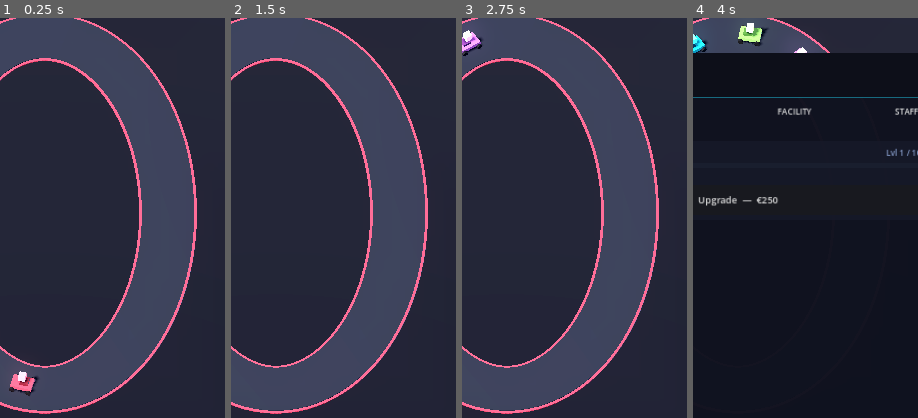
Above: before the commit, frames 1-4 (left to right).
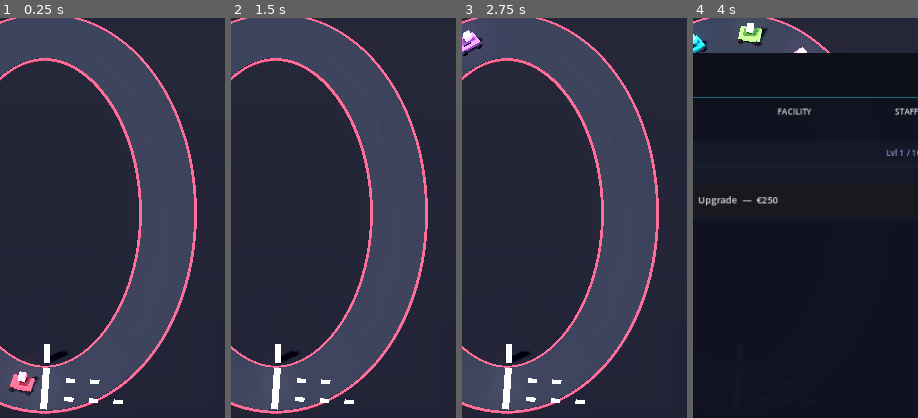
Above: after the commit, the same moments.

Repository: huubvreeker-create/Tycoon
Game: Godot game, scene res://scenes/main.tscn
The game is run twice, just before and just after one commit, with the same random seed, the same clock (stepped at 60 frames per second) and the same inputs.
Inputs:
- Up to frame 1 (0.25 s): no input
- Up to frame 2 (1.5 s): click "⚙" at 0.5 s; click "−" at 1.25 s
- Up to frame 3 (2.75 s): click "+" at 2 s
- Up to frame 4 (4 s): click "TRACK" at 2.75 s; click "KART" at 3.5 s
The pictures show only the part of the screen within x 40-90%, y 26-76%; the shares and areas given below are measured in that part.

The runs differ from the first frame. In frame 1, 0.8% of the frame differs, in the area x 17-55%, y 81-98%; in frame 2, 0.8%; in frame 3, 0.8%; in frame 4, less than 0.1%.

Commit message:
Tap facilities to upgrade + finish line + grid + pit connectors
scripts/facility_visuals.gd:

* TAPPABLE FACILITIES — every facility now adds an Area3D
  (collision_layer=1, meta kind="facility") covering the building's
  footprint. Cafeteria, pit_lane, lounge, merch_shop, lighting and
  grandstand each get one large click area; sponsor_boards gets one
  small per-board area. Player taps any facility → FACILITY tab
  opens in the upgrade sheet.
* GRANDSTAND ROWS FLIPPED — the lowest seating row was sitting at
  the BACK of the stand; now it's at the FRONT closest to the
  track and rows step UP and BACK. Roof + accent stripe likewise
  moved to the back / front respectively.
* PIT LANE CONNECTORS REBUILT — the old connector slips sat at
  z = pit_lane_z * 0.55, well inside the track, so they didn't
  visually bridge anything. New connectors are positioned at the
  midpoint of the gap (z = (track_edge + pit_lane) / 2), oriented
  along the diagonal from pit-straight end to track edge using
  atan2 of the actual delta — they now actually look like in-/out
  laps merging back to the main track.
* PIT LANE CLICK AREA — a single big Area3D over the whole pit
  complex (straight + garages) so tapping anywhere there opens the
  Facility tab.
* SPONSOR / LIGHTING OFFSETS — were fixed +3.0 m, which clipped
  the rumble strip at higher tiers (the chicane wave amplitude
  pushes the asphalt outward by up to 3.6 m at tier 4). Now both
  use a tier-aware safe_offset = TIER_WAVE_AMP + asphalt_half_width
  + margin, so they always sit clear of the asphalt edge.

scripts/track.gd:
* NEW _build_start_finish() — renders a bright white finish-line
  slab across the asphalt at the path's first point, a glowing
  podium pillar just outside the track for visibility, and a
  staggered F1-style starting grid (one marker per kart-capacity
  slot, alternating sides). Rebuilt automatically on tier change.

scripts/main.gd:
* Tap-handler now matches "facility" kind and opens the
  facilities tab in the upgrade sheet.

https://claude.ai/code/session_01Sbv8ExRy1Fimm5caf9TfDv

Diff:
--- a/scripts/facility_visuals.gd
+++ b/scripts/facility_visuals.gd
@@ -120,6 +120,25 @@
 	parent.add_child(mi)
 
 
+func _add_facility_click_area(parent: Node3D, facility_id: String, center: Vector3, size: Vector3) -> void:
+	# Each facility gets a generous Area3D so the player can tap anywhere
+	# on or around the building to open the FACILITY tab in the panel.
+	# main.gd's tap raycast looks for the meta "kind" == "facility".
+	var area := Area3D.new()
+	area.name = facility_id.capitalize() + "Click"
+	area.collision_layer = 1
+	area.collision_mask = 1
+	area.set_meta("kind", "facility")
+	area.set_meta("facility_id", facility_id)
+	parent.add_child(area)
+	var shape := BoxShape3D.new()
+	shape.size = size
+	var collider := CollisionShape3D.new()
+	collider.shape = shape
+	collider.position = center
+	area.add_child(collider)
+
+
 # ---------------------------------------------------------------------------
 # Buildings
 # ---------------------------------------------------------------------------
@@ -185,6 +204,12 @@
 		_make_box(parent, Vector3(1.10, 0.08, 1.10),
 			table_floor + Vector3(0, 1.55, 0),
 			_CAFETERIA_COLOR.lightened(0.15))
+
+	# Tap target covers building + patio.
+	var click_center := Vector3(building_pos.x + (w * 0.5 + patio_d) * 0.5,
+		h * 0.5, 0.0)
+	_add_facility_click_area(parent, "cafeteria", click_center,
+		Vector3(w + patio_d, h * 1.4, d * 1.05))
 
 
 func _build_pit_lane(parent: Node3D, level: int) -> void:
@@ -251,16 +276,20 @@
 		Vector3(0, bay_h + 0.10, garage_z),
 		_PIT_LANE_COLOR.darkened(0.35))
 
-	# Connector slips at the two ends of the pit straight, visually
-	# merging the pit lane back into the main track.
-	var connector_length: float = 5.0
+	# Connector slips at the two ends of the pit straight, actually
+	# bridging the gap between the pit lane and the main track. Each
+	# connector is a long thin asphalt slab whose midpoint sits in the
+	# gap (z = midway between track edge and pit lane) and whose long
+	# axis points from the pit lane straight toward the track edge.
 	var connector_width: float = pit_lane_width * 0.85
-	# Direction is rotated ~30° so it visibly bends toward the track.
+	var gap_z: float = pit_lane_z - rz                  # asphalt-to-asphalt gap
+	var x_run: float = 4.0                              # how far the connector tilts in X
+	var connector_length: float = sqrt(gap_z * gap_z + x_run * x_run) + 1.0
 	for sign_x: int in [-1, 1]:
-		var connector_pos := Vector3(
-			float(sign_x) * (pit_lane_length * 0.5 + connector_length * 0.45),
-			0.04,
-			pit_lane_z * 0.55)
+		var pit_end_x: float = float(sign_x) * (pit_lane_length * 0.5)
+		var track_end_x: float = pit_end_x - float(sign_x) * x_run
+		var mid_x: float = (pit_end_x + track_end_x) * 0.5
+		var mid_z: float = (pit_lane_z + rz) * 0.5
 		var connector := MeshInstance3D.new()
 		var bm := BoxMesh.new()
 		bm.size = Vector3(connector_length, 0.08, connector_width)
@@ -269,10 +298,19 @@
 		mat.albedo_color = asphalt_color
 		mat.roughness = 0.85
 		connector.material_override = mat
-		connector.position = connector_pos
-		# Rotate to angle toward the track (around Y axis).
-		connector.rotation.y = deg_to_rad(28.0 * float(sign_x))
+		connector.position = Vector3(mid_x, 0.04, mid_z)
+		# Long axis (local +X) should point from pit_end → track_end.
+		var dx: float = track_end_x - pit_end_x
+		var dz: float = rz - pit_lane_z       # negative (track is at smaller z)
+		connector.rotation.y = atan2(-dz, dx)
 		parent.add_child(connector)
+
+	# One large click area covering the pit straight + garages.
+	_add_facility_click_area(parent, "pit_lane",
+		Vector3(0, bay_h * 0.5, (pit_lane_z + garage_z) * 0.5),
+		Vector3(maxf(pit_lane_length, total_garages_length) + 1.5,
+			bay_h * 1.4,
+			(garage_z - pit_lane_z) + bay_d + pit_lane_width + 1.5))
 
 
 func _build_lounge(parent: Node3D, level: int) -> void:
@@ -327,6 +365,8 @@
 	_make_label_strip(parent, _LOUNGE_COLOR,
 		Vector3(pos.x, ry + rail_h, pos.z),
 		Vector3(0.5, 0.5, 0.5))
+	_add_facility_click_area(parent, "lounge", pos,
+		Vector3(w * 1.1, h * 1.05, d * 1.1))
 
 
 func _build_merch_shop(parent: Node3D, level: int) -> void:
@@ -347,6 +387,9 @@
 	_make_box(parent, Vector3(w * 0.4, 0.08, d * 1.15),
 		pos + Vector3(-w * 0.5 - w * 0.2, h * 0.55, 0),
 		_MERCH_COLOR)
+	_add_facility_click_area(parent, "merch_shop",
+		pos + Vector3(-w * 0.2, 0, 0),
+		Vector3(w * 1.6, h * 1.4, d * 1.2))
 
 
 func _build_sponsor_boards(parent: Node3D, level: int) -> void:
@@ -355,8 +398,14 @@
 	# narrow ends (-X cafeteria, +X merch shop) are left clear so they
 	# don't visually merge with the buildings parked there.
 	var board_count := mini(level * 2, 16)
-	var rx := _track_rx() + 1.6
-	var rz := _track_rz() + 1.6
+	# Sit boards outside the actual asphalt extent (track wave amplitude
+	# + asphalt half-width + a margin) so the support posts never sit
+	# on the rumble strip even on a tier-4 chicane circuit.
+	var t_tier: int = _track.track_tier()
+	var safe_offset: float = _track.TIER_WAVE_AMP[t_tier] \
+		+ _track.TIER_ASPHALT_WIDTH[t_tier] * 0.5 + 1.6
+	var rx := _track_rx() + safe_offset
+	var rz := _track_rz() + safe_offset
 	var w := 2.6
 	var h := 1.2
 	# Distribute boards along the two long arcs only — angle range
@@ -392,12 +441,20 @@
 		parent.add_child(board)
 		# Support posts
 		_make_box(parent, Vector3(0.10, 0.6, 0.10), Vector3(x, 0.3, z), Color(0.18, 0.18, 0.20))
+		# A small click target per board so any tap on a sponsor opens
+		# the FACILITY tab.
+		_add_facility_click_area(parent, "sponsor_boards",
+			Vector3(x, 0.6, z),
+			Vector3(w + 0.4, 1.6, 0.6))
 
 
 func _build_lighting(parent: Node3D, level: int) -> void:
 	# Tall poles + light fixtures at corners of the track footprint.
-	var rx := _track_rx() + 3.0
-	var rz := _track_rz() + 3.0
+	var t_tier: int = _track.track_tier()
+	var safe_offset: float = _track.TIER_WAVE_AMP[t_tier] \
+		+ _track.TIER_ASPHALT_WIDTH[t_tier] * 0.5 + 2.0
+	var rx := _track_rx() + safe_offset
+	var rz := _track_rz() + safe_offset
 	var pole_count := mini(4 + (level - 1), 12)
 	var pole_height := 6.0 + level * 0.15
 	var positions: Array[Vector3] = []
@@ -436,6 +493,10 @@
 		var to_centre := Vector3(-p.x, 0, -p.z).normalized()
 		fix.rotation.y = atan2(to_centre.x, to_centre.z)
 		parent.add_child(fix)
+		# Click target near the base of each pole.
+		_add_facility_click_area(parent, "lighting",
+			p + Vector3(0, pole_height * 0.5, 0),
+			Vector3(1.2, pole_height + 0.4, 1.2))
 
 
 func _build_grandstand(parent: Node3D, level: int) -> void:
@@ -469,6 +530,11 @@
 			Vector3(rx + 1.8 + side_d * 0.5, 0, 0),
 			Vector3(side_d, side_h, side_w), side_levels, true)
 
+	# One large click area covering the main stand area.
+	_add_facility_click_area(parent, "grandstand",
+		Vector3(0, main_h * 0.5, main_z),
+		Vector3(main_w * 1.1, main_h * 1.4, main_d * 1.4))
+
 
 func _make_grandstand_block(parent: Node3D, center: Vector3, size: Vector3, level: int, rotated: bool) -> void:
 	# `size` is interpreted in the stand's LOCAL frame:
@@ -480,23 +546,27 @@
 	var rows: int = clampi(3 + level / 2, 3, 7)
 	var row_depth: float = size.z / float(rows)
 	var row_y_step: float = size.y / float(rows)
+	# Track is at lower |z| than the grandstand (which sits at center.z
+	# more-negative-than the track). So the row CLOSEST to the track is
+	# at the most-positive local z, and rows step BACK in -local-z as
+	# they go higher. (For the side stands `rotated == true`, the same
+	# logic is mapped onto local x via the x/z swap further down.)
 	for r in range(rows):
-		# Each row is one step higher and one step further back than
-		# the previous one — gives the stepped seating silhouette.
 		var row_y: float = 0.20 + (float(r) + 0.5) * row_y_step
-		var row_local_z: float = -size.z * 0.5 + (float(r) + 0.5) * row_depth
+		var row_local_z: float = size.z * 0.5 - (float(r) + 0.5) * row_depth
 		var row_size: Vector3
 		var row_offset: Vector3
 		if rotated:
 			row_size = Vector3(row_depth * 0.95, row_y_step, size.x)
-			row_offset = Vector3(row_local_z, row_y, 0)
+			row_offset = Vector3(-row_local_z, row_y, 0)
 		else:
 			row_size = Vector3(size.x, row_y_step, row_depth * 0.95)
 			row_offset = Vector3(0, row_y, row_local_z)
 		_make_box(parent, row_size, center + row_offset,
 			_GRANDSTAND_COLOR.darkened(float(r) * 0.07))
 
-	# Roof over the top rows from level 5+.
+	# Roof over the BACK rows (away from the track). For the unrotated
+	# case the back is at -local-z; for rotated, +local-x.
 	if level >= 5:
 		var roof_thickness: float = 0.18
 		var roof_y: float = size.y + 0.85
@@ -504,20 +574,21 @@
 		var roof_offset: Vector3
 		if rotated:
 			roof_size = Vector3(size.z * 0.65, roof_thickness, size.x * 1.05)
-			roof_offset = Vector3(size.z * 0.18, roof_y, 0)
+			roof_offset = Vector3(-size.z * 0.18, roof_y, 0)
 		else:
 			roof_size = Vector3(size.x * 1.05, roof_thickness, size.z * 0.65)
-			roof_offset = Vector3(0, roof_y, size.z * 0.18)
+			roof_offset = Vector3(0, roof_y, -size.z * 0.18)
 		_make_box(parent, roof_size, center + roof_offset,
 			_GRANDSTAND_COLOR.darkened(0.5))
-		# Roof edge accent stripe (matches venue accent colour).
+		# Front edge of the roof (the side facing the track) gets an
+		# accent stripe.
 		var stripe_size: Vector3
 		var stripe_offset: Vector3
 		if rotated:
 			stripe_size = Vector3(0.04, 0.10, size.x * 1.05)
-			stripe_offset = Vector3(size.z * 0.18 - size.z * 0.32, roof_y - 0.15, 0)
+			stripe_offset = Vector3(-size.z * 0.18 + size.z * 0.32, roof_y - 0.15, 0)
 		else:
 			stripe_size = Vector3(size.x * 1.05, 0.10, 0.04)
-			stripe_offset = Vector3(0, roof_y - 0.15, size.z * 0.18 - size.z * 0.32)
+			stripe_offset = Vector3(0, roof_y - 0.15, -size.z * 0.18 + size.z * 0.32)
 		_make_label_strip(parent, _GRANDSTAND_COLOR.lightened(0.3),
 			center + stripe_offset, stripe_size)
--- a/scripts/main.gd
+++ b/scripts/main.gd
@@ -51,3 +51,5 @@
 			upgrade_popup.open_for("kart", track)
 		"track":
 			upgrade_popup.open_for("track", track)
+		"facility":
+			upgrade_popup.open_for("facilities", track)
--- a/scripts/track.gd
+++ b/scripts/track.gd
@@ -87,6 +87,7 @@
 var click_collider: CollisionShape3D
 var ribbon_material: StandardMaterial3D
 var rumble_material: StandardMaterial3D
+var start_finish_root: Node3D
 
 var karts: Array = []                 # plain Array (typed Array[Kart] could swallow appends silently on some Godot builds)
 var queue: Array[Customer] = []
@@ -114,6 +115,7 @@
 	_build_path()
 	_build_asphalt()
 	_build_click_area()
+	_build_start_finish()
 	for i in range(initial_kart_count):
 		_add_kart_node(true)
 	print("[Track] Spawned %d karts on Tier %d Lvl %d" % [karts.size(), track_tier(), track_level])
@@ -257,10 +259,13 @@
 		click_area.queue_free()
 	if ground:
 		ground.queue_free()
+	if start_finish_root:
+		start_finish_root.queue_free()
 	_build_ground()
 	_build_path()
 	_build_asphalt()
 	_build_click_area()
+	_build_start_finish()
 	for k: Kart in karts:
 		var prev_progress: float = k.progress
 		path.add_child(k)
@@ -378,6 +383,84 @@
 	click_collider.shape = shape
 	click_collider.position = Vector3(0, 0.05, 0)
 	click_area.add_child(click_collider)
+
+
+func _build_start_finish() -> void:
+	# A bright finish line painted across the asphalt at the path's
+	# first point, plus a row of starting-grid markers behind it.
+	if path == null or path.curve == null or path.curve.point_count < 2:
+		return
+	start_finish_root = Node3D.new()
+	start_finish_root.name = "StartFinish"
+	add_child(start_finish_root)
+
+	var curve := path.curve
+	var start_pos: Vector3 = curve.get_point_position(0)
+	var next_pos: Vector3 = curve.get_point_position(1)
+	var tangent: Vector3 = (next_pos - start_pos).normalized()
+	# atan2(-tz, tx) makes a box's local +X axis align with `tangent`.
+	# So size.x runs ALONG the tangent (thin line direction) and size.z
+	# runs perpendicular to it (across the track width).
+	var rot_y: float = atan2(-tangent.z, tangent.x)
+	var t_tier: int = track_tier()
+	var w: float = TIER_ASPHALT_WIDTH[t_tier]
+
+	# Finish line — bright white slab across the asphalt.
+	var finish := MeshInstance3D.new()
+	finish.name = "FinishLine"
+	var fbm := BoxMesh.new()
+	fbm.size = Vector3(0.45, 0.07, w * 0.95)
+	finish.mesh = fbm
+	var fmat := StandardMaterial3D.new()
+	fmat.albedo_color = Color(0.96, 0.97, 1.0)
+	fmat.emission_enabled = true
+	fmat.emission = Color(0.96, 0.97, 1.0)
+	fmat.emission_energy_multiplier = 0.8
+	finish.material_override = fmat
+	finish.position = start_pos + Vector3(0, 0.06, 0)
+	finish.rotation.y = rot_y
+	start_finish_root.add_child(finish)
+
+	# A subtle "podium" pillar just outside the asphalt to make the
+	# start/finish location easy to spot from anywhere on the venue.
+	var podium := MeshInstance3D.new()
+	var pbm := BoxMesh.new()
+	pbm.size = Vector3(0.4, 1.6, 0.4)
+	podium.mesh = pbm
+	var pmat := StandardMaterial3D.new()
+	pmat.albedo_color = Color(0.96, 0.97, 1.0)
+	pmat.emission_enabled = true
+	pmat.emission = Color(0.96, 0.97, 1.0)
+	pmat.emission_energy_multiplier = 0.5
+	podium.material_override = pmat
+	# Offset the podium perpendicular to the track to one side.
+	var perp := Vector3(-tangent.z, 0, tangent.x).normalized()
+	podium.position = start_pos + perp * (w * 0.55 + 0.4) + Vector3(0, 0.8, 0)
+	start_finish_root.add_child(podium)
+
+	# Starting-grid markers behind the finish line, alternating sides
+	# (real F1 staggered grid). One marker per kart-capacity slot.
+	var grid_count: int = kart_capacity()
+	var spacing: float = 1.6
+	for i in range(grid_count):
+		var back_distance: float = float(i / 2 + 1) * spacing
+		var side_sign: float = -1.0 if (i % 2 == 0) else 1.0
+		var marker_pos: Vector3 = start_pos \
+			- tangent * back_distance \
+			+ perp * (side_sign * w * 0.22)
+		var marker := MeshInstance3D.new()
+		var mbm := BoxMesh.new()
+		mbm.size = Vector3(0.6, 0.05, 0.30)
+		marker.mesh = mbm
+		var mmat := StandardMaterial3D.new()
+		mmat.albedo_color = Color(0.92, 0.92, 0.95)
+		mmat.emission_enabled = true
+		mmat.emission = Color(0.92, 0.92, 0.95)
+		mmat.emission_energy_multiplier = 0.45
+		marker.material_override = mmat
+		marker.position = marker_pos + Vector3(0, 0.06, 0)
+		marker.rotation.y = rot_y
+		start_finish_root.add_child(marker)
 
 
 func _add_kart_node(initial_spawn: bool) -> void:
